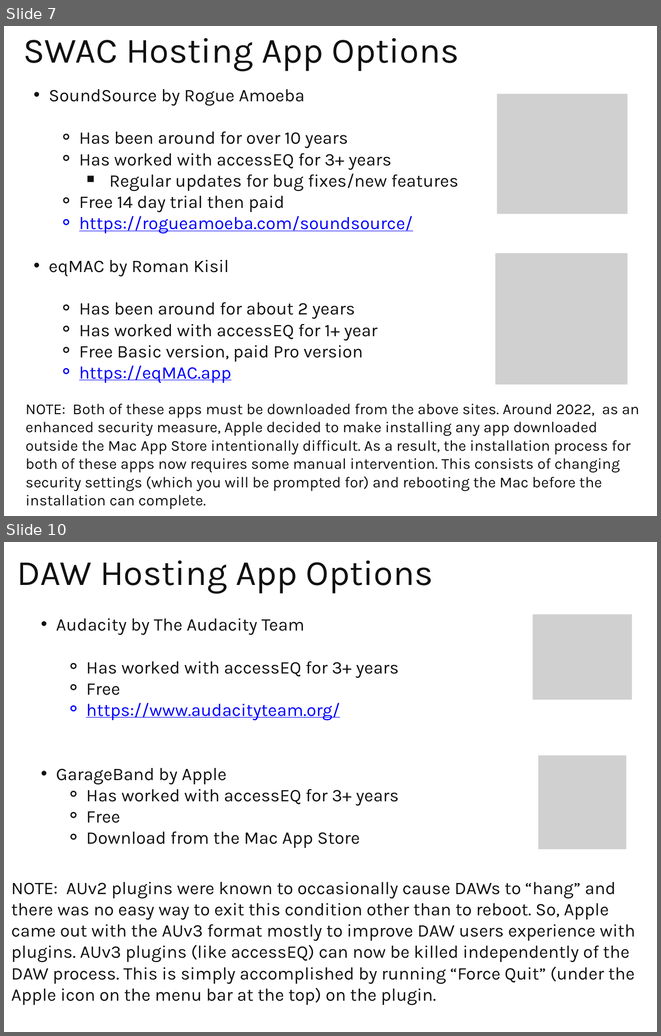
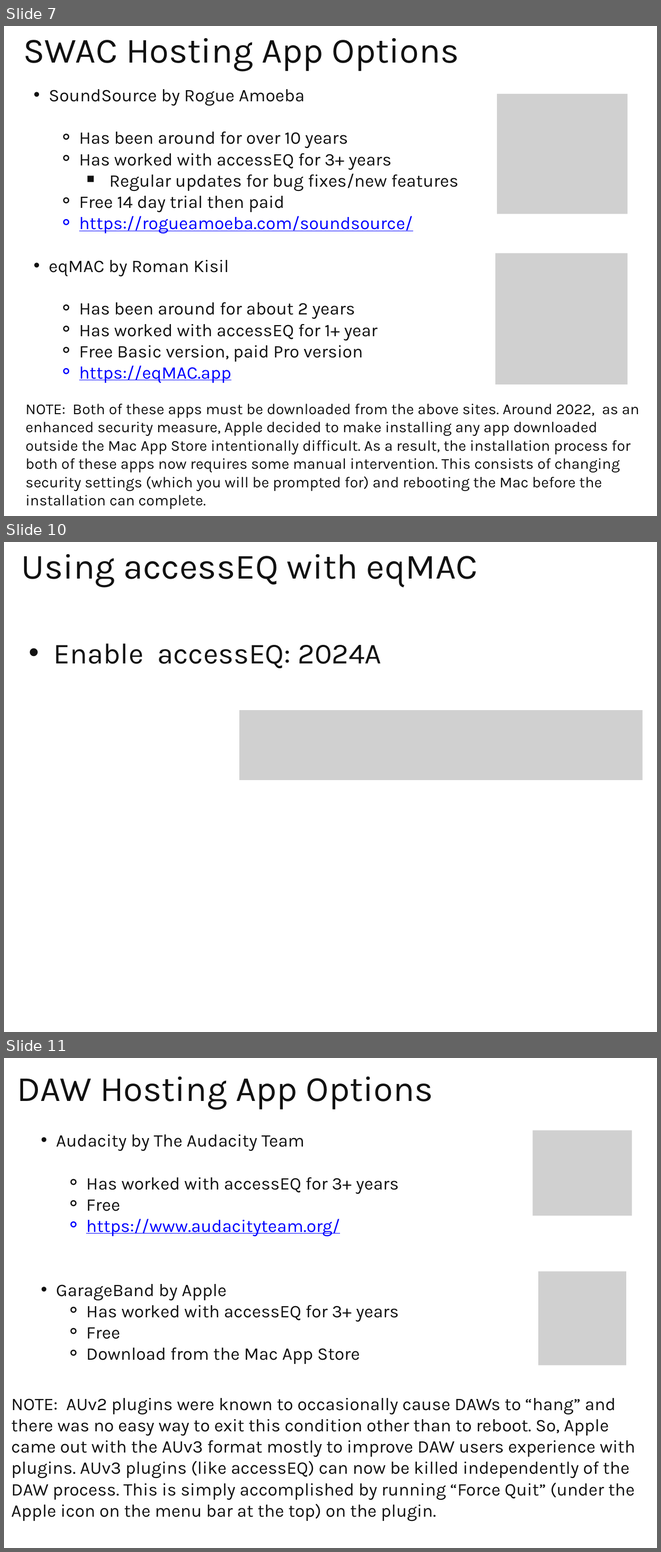
Before and after one commit to TCupolo/accessEQ, a slide deck: Docs/Introducing accessEQ.pptx. Shown one above the other, each under a label of ours: slides 7 and 10 before the commit, slides 7, 10 and 11 after it; the slides between them are not shown. The pictures are 661x1036 and 661x1552 pixels, drawn with LibreOffice and Linux fonts; fonts in the diff are those of the drawing; grey boxes stand for pictures. Boxes give left, top, right and bottom in pixels: in the first picture for what was removed or moved away, otherwise in the second. Text is boxed around its words. In the diff, an @@ line names an element or a change of style, - is before the commit and + after.

```diff
--- a/Docs/Introducing accessEQ.pptx
+++ b/Docs/Introducing accessEQ.pptx
@@ slide 10 added at (4,542,657,1032), background #FFFFFF @@
@@ text added at (21,554,478,587), 41.8 pt, text #111111 @@
+Using accessEQ with eqMAC
@@ text added at (53,643,381,668), 34.2 pt, text #111111 @@
+  • Enable accessEQ: 2024A
@@ picture added at (240,709,642,779) @@
@@ what was slide 10 is now slide 11 @@
```
Also in this commit, not shown: 10 slides changed, 2 other files.
